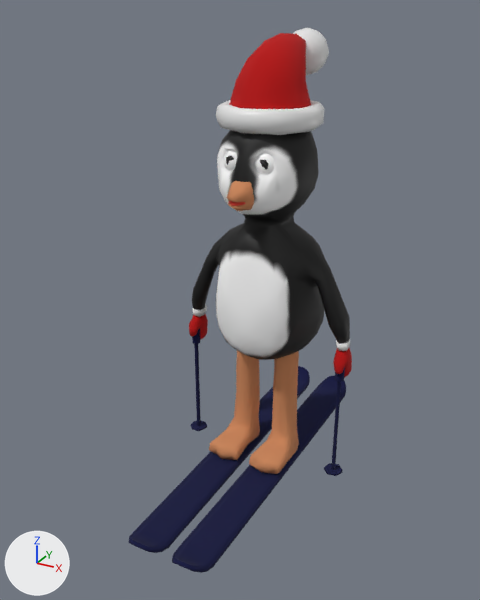
An edit to the FBX model Assets/Models/Players/PenguinLP.fbx, drawn before and after from the same camera.
The view is the same before and after, from a 50 mm camera at (3.4, -6.89, 3.9) aimed at (-0.12, -0.5, 0.7). Every picture has the same lights, and +X, +Y and +Z are marked at lower left. Where no turn or scale is listed for an object, it has been applied to the vertices.

In view in the first picture: 'lpChristmasHat', 'lpMitten', 'lpPenguin', 'lpSkiSticks', 'lpSkis'.
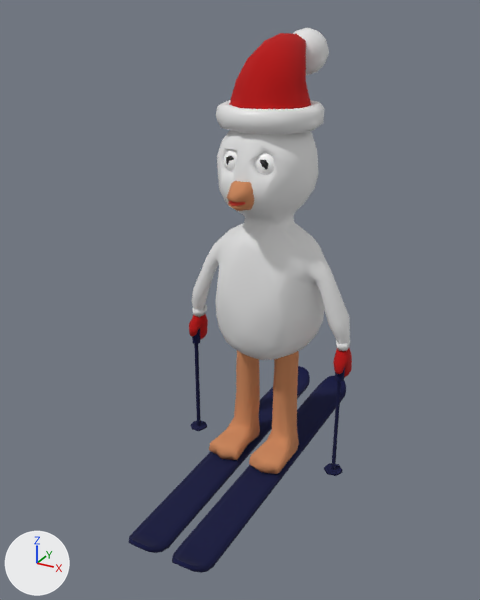
What differs and where, as boxes (x1, y1, x2, y2) in the pictures (480 x 600 px):
part 1 of me_lppenguin, recoloured
    both: (192, 130, 350, 360)

Patch to the scene script:
```diff
--- a/Assets/Models/Players/PenguinLP.fbx.py
+++ b/Assets/Models/Players/PenguinLP.fbx.py
@@ mat_skin @@
+mat_skin = principled_material('skin')
+mat_skin.base_color = (0.8, 0.8, 0.8)  # white #e7e7e7
+mat_skin.roughness = 0.6
@@ me_lppenguin @@
 me_lppenguin.from_pydata(...)  # 836 vertices, 1556 faces; spans x -1.1..1.09, y -0.88..0.69, z -1.6..2.85
 # used by ob_lppenguin; location = (0.0, 0.0, 0.0)
+# me_lppenguin part 1: all 873 faces that had it switch from mat_penguinskin (picture img_penguinskin_albedo_jpg) to mat_skin (white #e7e7e7)
 me_lppenguin.materials.append(mat_beakandfeet)
```
